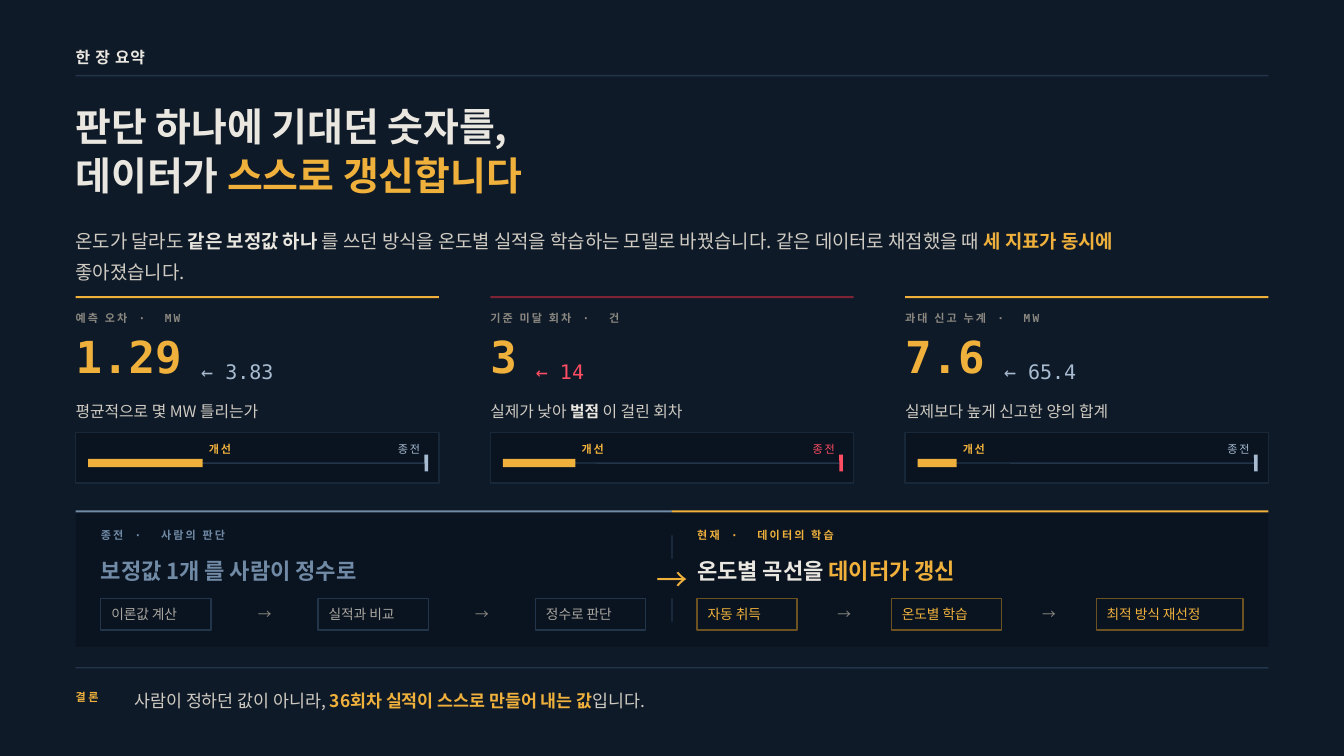
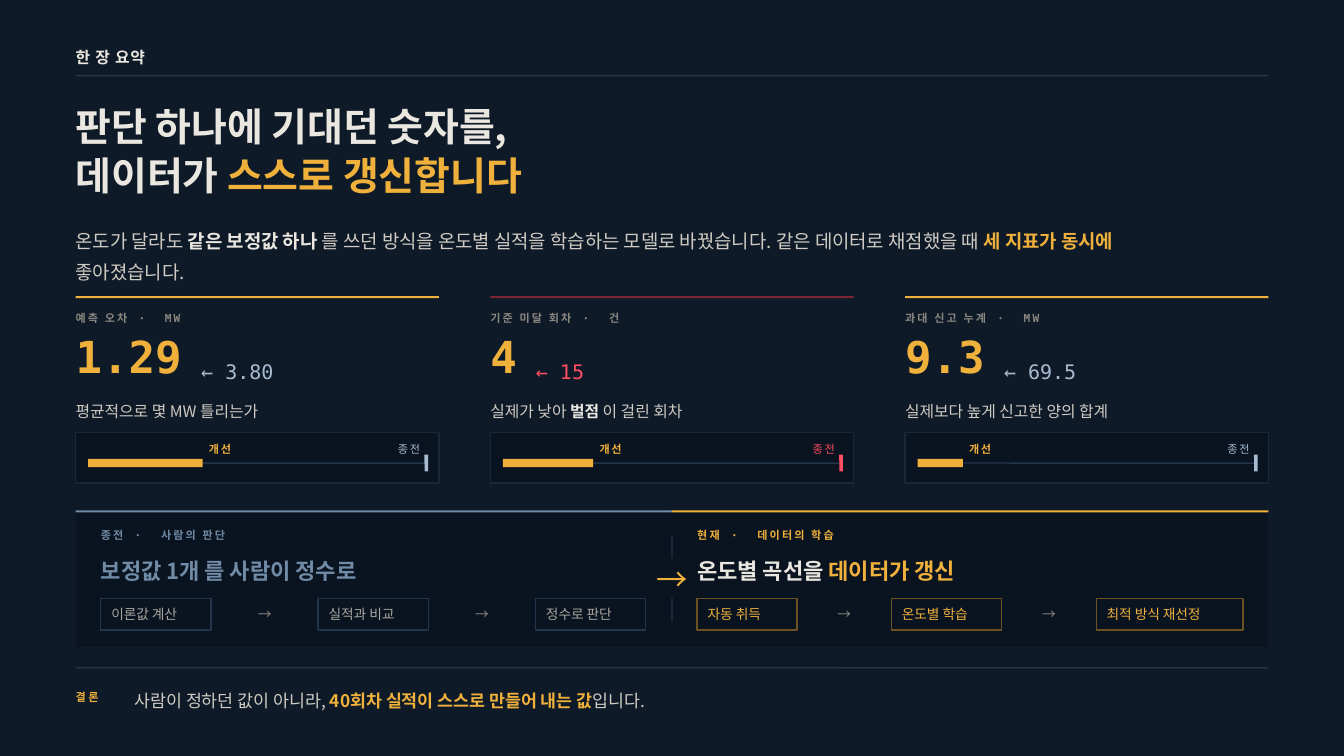
Before and after one commit to jooh-ai/Narae-AI, a slide deck: slide 3 of docs/ppt/위례_공급가능용량_최종발표.pptx. Drawn at 1344x756 pixels with LibreOffice and Linux fonts; fonts in the diff are those of the drawing. Boxes give left, top, right and bottom in pixels: in the first picture for what was removed or moved away, otherwise in the second. Text is boxed around its words. In the diff, an @@ line names an element or a change of style, - is before the commit and + after.

```diff
--- a/docs/ppt/위례_공급가능용량_최종발표.pptx
+++ b/docs/ppt/위례_공급가능용량_최종발표.pptx
@@ text at (490, 341, 517, 373): text changed @@
-3
+4
@@ text at (905, 340, 984, 374): text changed @@
-7.6
+9.3
@@ text at (225, 364, 273, 380): text changed @@
-← 3.83
+← 3.80
@@ text at (560, 364, 584, 380): text changed @@
-← 14
+← 15
@@ text at (1028, 364, 1076, 380): text changed @@
-← 65.4
+← 69.5
@@ text "개선": place and size @@
-text "개선" at (582, 443, 604, 454)
+text "개선" at (600, 443, 622, 454)
@@ text "개선": place and size @@
-text "개선" at (963, 443, 985, 454)
+text "개선" at (969, 443, 991, 454)
@@ rectangle: place and size @@
-rectangle at (503, 459, 576, 467)
+rectangle at (503, 459, 594, 467)
@@ rectangle: place and size @@
-rectangle at (918, 459, 957, 467)
+rectangle at (918, 459, 963, 467)
@@ text at (134, 692, 646, 710): text changed @@
-사람이 정하던 값이 아니라, 36회차 실적이 스스로 만들어 내는 값입니다.
+사람이 정하던 값이 아니라, 40회차 실적이 스스로 만들어 내는 값입니다.
```
Also in this commit, not shown: 9 other slides changed, 8 other files.
